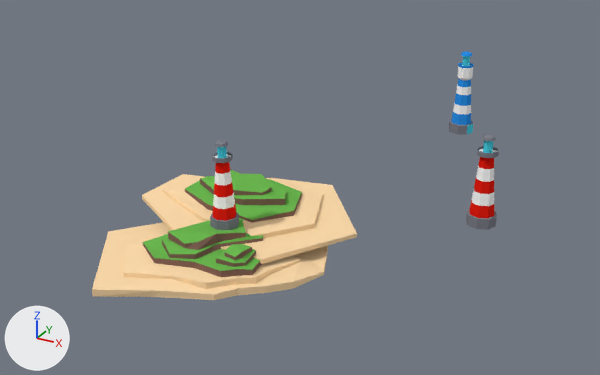
One commit to the Blender file Assets/Models/LIGHTHOUSE--global-assets.blend: the scene before it, then after it.
The view is the same before and after, from a 50 mm camera at (29.9, -46.0, 25.5) aimed at (5.3, -1.3, 3.1). Arrows for +X, +Y and +Z are at lower left; the lights stay in place. The same objects are shown in both versions, whatever each file hides.

The older version as bpy lines, for what is in view:
```python
ob_ile2 = bpy.data.objects.new('ILE2', me_plan_004)
ob_ile2.location = (2.39, -6.02, -1.22)
ob_ile2.scale = (0.924, 0.924, 0.924)
ob_phare_bleu_001 = bpy.data.objects.new('phare bleu.001', me_cylindre_003)
ob_phare_bleu_001.location = (10.84, 15.42, 2.89)
ob_phare_bleu_001.rotation_euler = (0.0, 0.0, 0.0556)  # degrees (0, 0, 3.2)
ob_phare_bleu_001.scale = (0.803, 0.803, 1.67)
ob_phare_rouge = bpy.data.objects.new('PHARE ROUGE', me_cylindre)
ob_phare_rouge.parent = ob_ile2
ob_phare_rouge.location = (1.514, -4.736, 0.955)
ob_phare_rouge.scale = (0.903, 0.903, 0.332)
ob_phare_rouge_001 = bpy.data.objects.new('PHARE ROUGE.001', me_cylindre_002)
ob_phare_rouge_001.parent = ob_ile2_001_1
ob_phare_rouge_001.location = (1.514, -4.736, 0.955)
ob_phare_rouge_001.scale = (0.903, 0.903, 0.332)
ob_plan = bpy.data.objects.new('Plan', me_plan)
ob_plan.location = (0.08, 0.03, 0.0)
ob_plan.scale = (0.969, 1.0, 1.22)
```
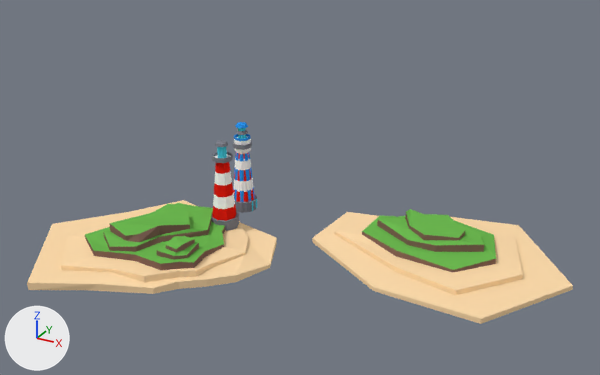
Scene script edits in JSON lines:
```json
{"op": "set", "path": "ob_ile2.location", "old": "(2.39, -6.02, -1.22)", "new": "(0.0, -8.81, 0.0)"}
{"op": "set", "path": "ob_phare_rouge.location", "old": "(1.514, -4.736, 0.955)", "new": "(0.0, 0.0, 0.0)"}
{"op": "set", "path": "ob_phare_bleu_001.location", "old": "(10.84, 15.42, 2.89)", "new": "(0.0, 0.0, 0.0)"}
{"op": "set", "path": "ob_phare_bleu_001.rotation_euler", "old": "(0.0, 0.0, 0.0556)", "new": "(0.0, 0.0, 0.389)", "note": "degrees (0, 0, 3.2) -> degrees (0, 0, 22)"}
{"op": "set", "path": "ob_plan.location", "old": "(0.08, 0.03, 0.0)", "new": "(14.33, 0.0, 0.0)"}
{"op": "remove", "block": "ob_phare_rouge_001", "code": "ob_phare_rouge_001.parent = ob_ile2_001_1"}
{"op": "remove", "block": "ob_phare_rouge_001", "code": "ob_phare_rouge_001.matrix_parent_inverse = Matrix(((1.082, 0.0, 0.0, -2.581), (0.0, 1.082, 0.0, 6.509), (0.0, 0.0, 1.082, 1.324), (0.0, 0.0, 0.0, 1.0)))"}
```

Pixel boxes [x1, y1, x2, y2] of what changed, in the pictures (600 x 375 px):
```json
{"object": "Plan", "change": "moved", "before": [142, 169, 357, 264], "after": [312, 209, 573, 324]}
{"object": "ILE2", "change": "moved", "before": [92, 218, 328, 300], "after": [27, 200, 277, 294]}
{"object": "PHARE ROUGE.001", "change": "moved", "before": [466, 134, 499, 230], "after": [211, 140, 239, 231]}
{"object": "PHARE ROUGE", "change": "reshaped, moved", "before": [210, 140, 239, 231], "after": [233, 130, 257, 212]}
{"object": "phare bleu.001", "change": "moved, turned", "before": [449, 51, 473, 135], "after": [233, 122, 257, 213]}
```
